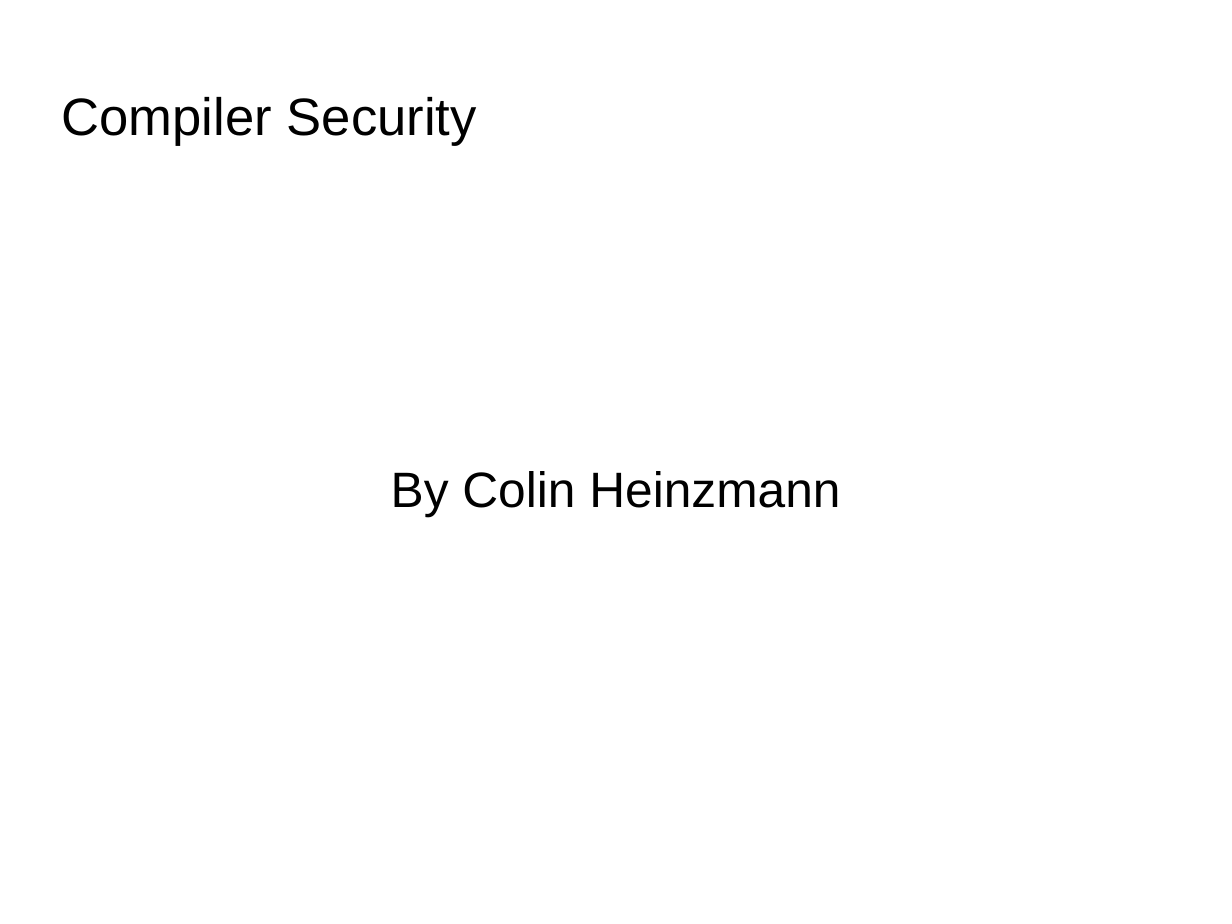
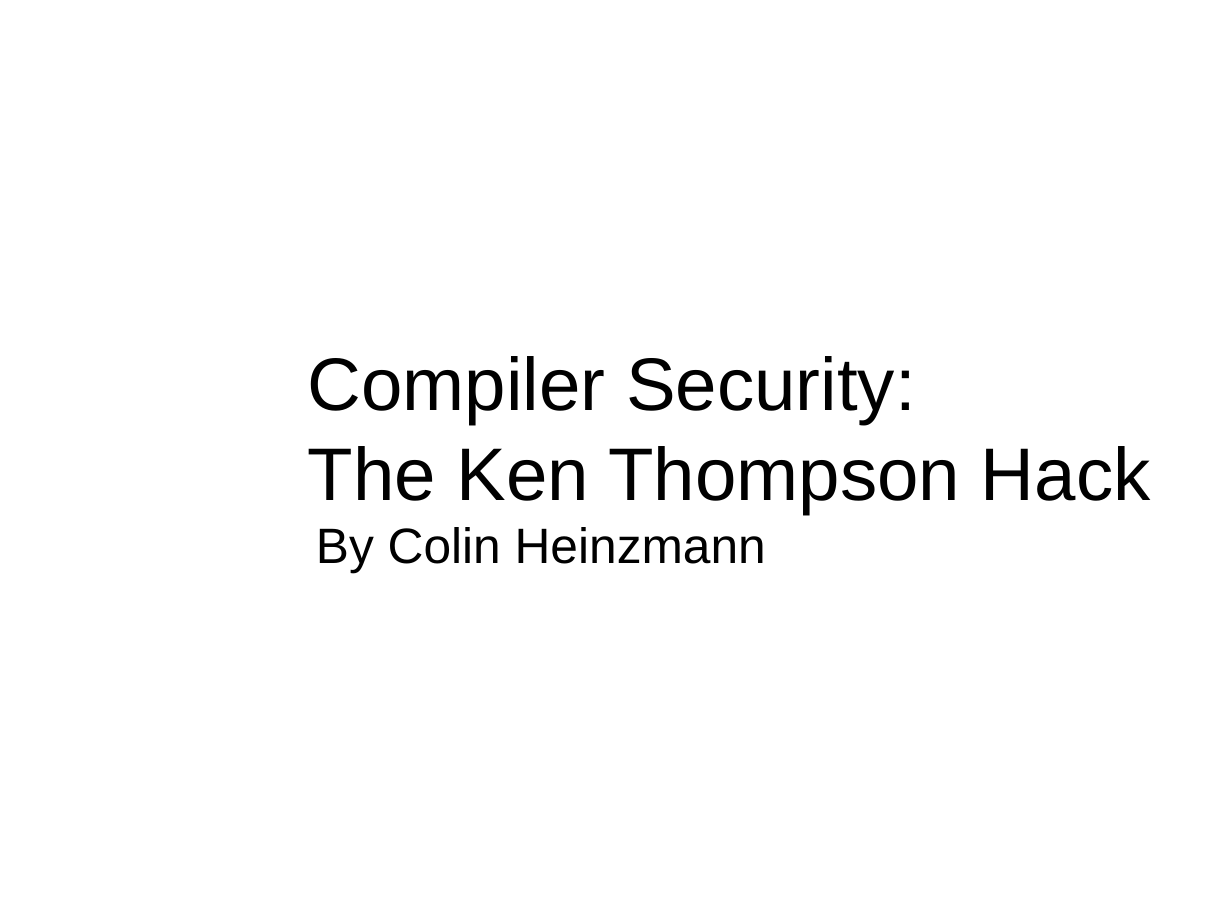
Before and after one commit to DepthDeluxe/CompilerOptimization, a slide deck: slide 1 of presentation/CompilerSecurity.odp. Drawn at 1232x924 pixels with LibreOffice and Linux fonts; fonts in the diff are those of the drawing; background and template pictures are left out. Boxes give left, top, right and bottom in pixels: in the first picture for what was removed or moved away, otherwise in the second. Text is boxed around its words. In the diff, an @@ line names an element or a change of style, - is before the commit and + after.

Commit message:
finished compiler security presentation

```diff
--- a/presentation/CompilerSecurity.odp
+++ b/presentation/CompilerSecurity.odp
@@ title removed at (x1=62, y1=97, x2=477, y2=146) @@
-Compiler Security
@@ title added at (x1=308, y1=356, x2=1151, y2=514), 48 pt, text #000000 @@
+Compiler Security:
+The Ken Thompson Hack
@@ subtitle "By Colin Heinzmann" moved from (x1=391, y1=471, x2=840, y2=517) to (x1=316, y1=527, x2=766, y2=573) @@
@@ subtitle "By Colin Heinzmann" at (x1=316, y1=527, x2=766, y2=573): alignment centre to left @@
```
Also in this commit, not shown: 2 other slides changed, 6 slides added, 2 slides removed, 1 other file.
